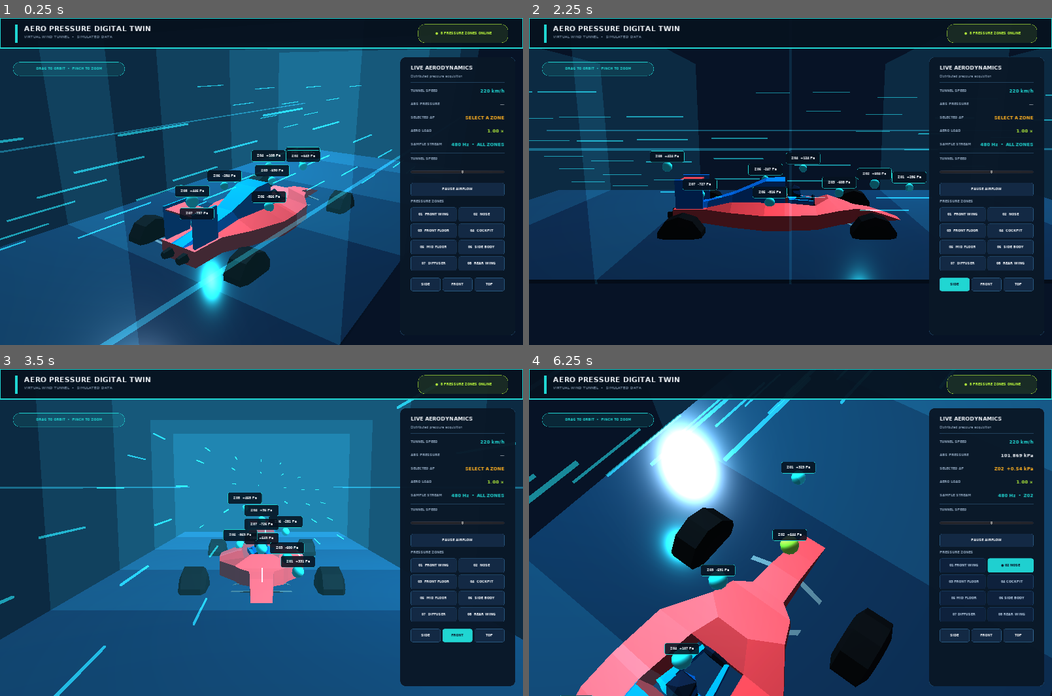
Above: before the commit, frames 1-4 (two rows, left to right).
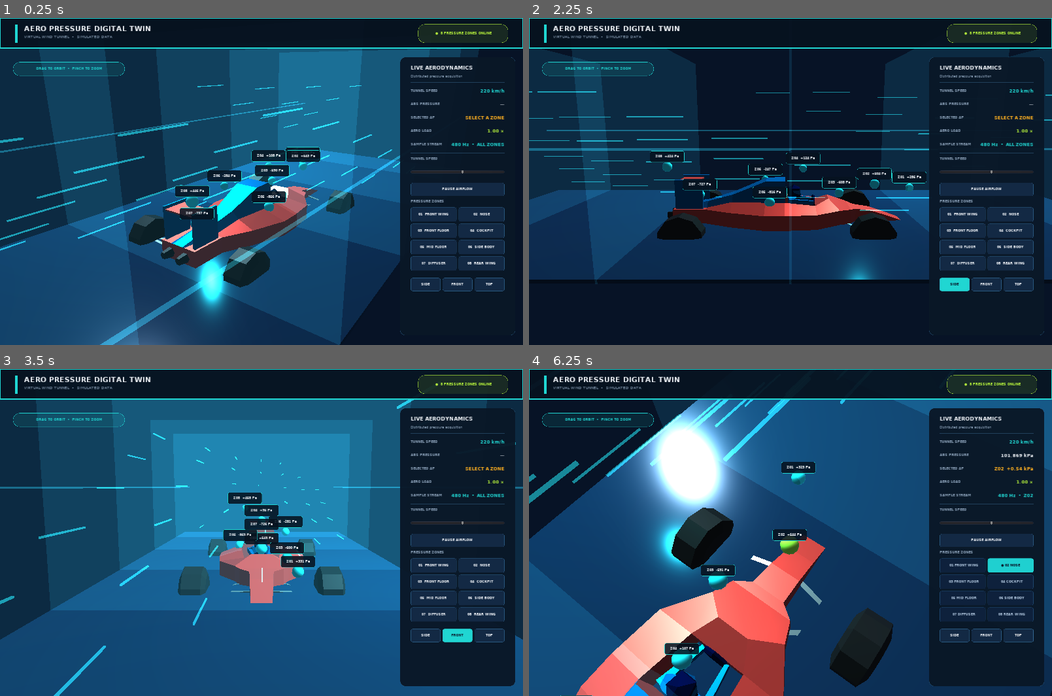
Above: after the commit, the same moments.

Repository: active-esl/godot-demos
Game: Godot game, scene res://Main.tscn
Two runs of this game, one before a commit and one after it. Both use one fixed random seed, a clock stepped at 60 frames per second and the inputs below.
Inputs:
- Up to frame 1 (0.25 s): no input
- Up to frame 2 (2.25 s): click "PAUSE AIRFLOW" at 0.5 s; click "RESUME AIRFLOW" at 1.25 s; click "SIDE" at 2 s
- Up to frame 3 (3.5 s): click "FRONT" at 2.75 s
- Up to frame 4 (6.25 s): click "TOP" at 3.5 s; click "01 FRONT WING" at 4.25 s; click "● 01 FRONT WING" at 5 s; click "02 NOSE" at 5.75 s

The runs differ from the first frame. In frame 1, 2.0% of the frame differs, in the area x 25-67%, y 47-76%; in frame 2, 1.5%; in frame 3, 1.5%; in frame 4, 8.6%, in the area x 9-65%, y 42-100%.

Commit message:
fix: restore aero controls and model colours

Diff:
--- a/demos/aero-pressure-digital-twin/Main.gd
+++ b/demos/aero-pressure-digital-twin/Main.gd
@@ -48,6 +48,8 @@
 var load_value
 var status_value
 var sensor_buttons = []
+var view_buttons = []
+var airflow_button
 
 var sensor_names = [
 	"FRONT WING", "NOSE", "FRONT FLOOR", "COCKPIT",
@@ -203,9 +205,9 @@
 	slider.rect_min_size.y = 54
 	slider.connect("value_changed", self, "speed_changed")
 	column.add_child(slider)
-	var toggle = action_button("PAUSE AIRFLOW")
-	toggle.connect("pressed", self, "toggle_flow", [toggle])
-	column.add_child(toggle)
+	airflow_button = action_button("PAUSE AIRFLOW")
+	airflow_button.connect("button_down", self, "toggle_flow", [airflow_button])
+	column.add_child(airflow_button)
 	column.add_child(text("PRESSURE ZONES", 14, MUTED, true))
 	var grid = GridContainer.new()
 	grid.columns = 2
@@ -229,8 +231,11 @@
 	# views along +X, while side views across the Z axis.
 	for item in [["SIDE", -1.57, -0.18], ["FRONT", -3.14159, -0.12], ["TOP", -0.62, -1.05]]:
 		var b = action_button(item[0])
-		b.connect("pressed", self, "set_view", [item[1], item[2]])
+		# Act on contact rather than release so browser and FRT touches cannot
+		# cancel a control after a small amount of finger movement.
+		b.connect("button_down", self, "set_view", [item[1], item[2]])
 		views.add_child(b)
+		view_buttons.append(b)
 
 func build_sensor_readouts(root):
 	for i in range(sensor_names.size()):
@@ -519,17 +524,19 @@
 	return mat
 
 func simplify_model_materials(node):
-	# The CC0 glTF carries desktop PBR materials. Preserve its five colour groups
+	# The CC0 glTF carries desktop PBR materials. Preserve their authored colours
 	# while removing material features that exceed the target Vivante GLES2
-	# shader-input budget.
+	# shader-input budget. Assigning colours by surface index made separate car
+	# parts change colour arbitrarily and was the source of the "funky" web look.
 	if node is MeshInstance:
-		var colours = [Color("0050a5"), Color("07101f"), Color("08090b"), Color("d92f35"), Color("3c4148")]
+		var fallback_colours = [Color("0050a5"), Color("07101f"), Color("08090b"), Color("d92f35"), Color("3c4148")]
 		node.mesh = node.mesh.duplicate()
 		for surface in range(node.mesh.get_surface_count()):
+			var source = node.mesh.surface_get_material(surface)
 			var mat = SpatialMaterial.new()
-			mat.albedo_color = colours[surface % colours.size()]
-			mat.roughness = 0.72
-			mat.metallic = 0.05
+			mat.albedo_color = source.albedo_color if source is SpatialMaterial else fallback_colours[surface % fallback_colours.size()]
+			mat.roughness = 0.58
+			mat.metallic = 0.08
 			mat.flags_vertex_lighting = true
 			node.mesh.surface_set_material(surface, mat)
 	for child in node.get_children():
--- /dev/null
+++ b/demos/aero-pressure-digital-twin/scripts/ui_smoke.gd
@@ -0,0 +1,25 @@
+extends SceneTree
+
+func _init():
+	var scene = load("res://Main.tscn").instance()
+	get_root().add_child(scene)
+	yield(self, "idle_frame")
+	yield(self, "idle_frame")
+
+	assert(scene.sensor_buttons.size() == 8)
+	scene.sensor_buttons[3].emit_signal("button_down")
+	assert(scene.selected_sensor == 3)
+	assert(scene.distance == scene.focus_from_distance)
+
+	assert(scene.view_buttons.size() == 3)
+	scene.view_buttons[1].emit_signal("button_down")
+	assert(scene.selected_sensor == -1)
+	assert(abs(scene.yaw - -3.14159) < 0.001)
+
+	assert(scene.flow_enabled)
+	scene.airflow_button.emit_signal("button_down")
+	assert(not scene.flow_enabled)
+	assert(scene.airflow_button.text == "RESUME AIRFLOW")
+
+	print("AERO_UI_SMOKE_OK controls=12 authored_material_colours=true")
+	quit()
Not shown, changed: .github/workflows/pages.yml
Not shown, changed: demos/aero-pressure-digital-twin/README.md
